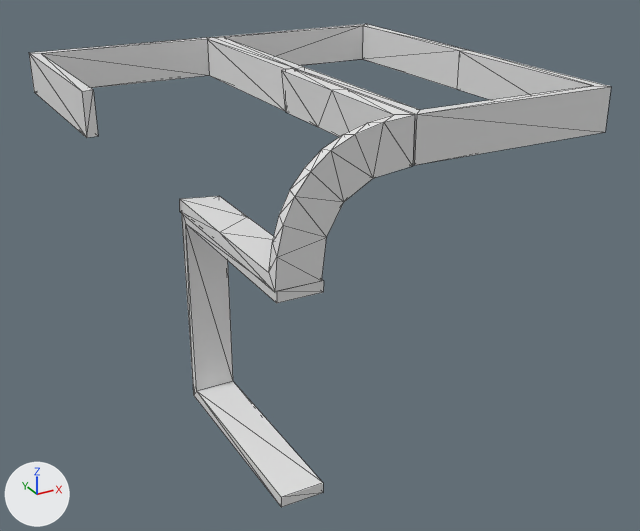
Renders of the OBJ model data/bmc/SET_4W2C/t_291.obj from each side of a commit.
Both versions are drawn from a 50 mm camera at (-0.953, -1.854, 0.71) aimed at (0.033, -0.061, -0.186). Arrows for +X, +Y and +Z are at lower left; the lights stay in place. Mesh edges are drawn as thin lines. Where no turn or scale is listed for an object, it has been applied to the vertices.

Objects in the first picture: 't_291'.
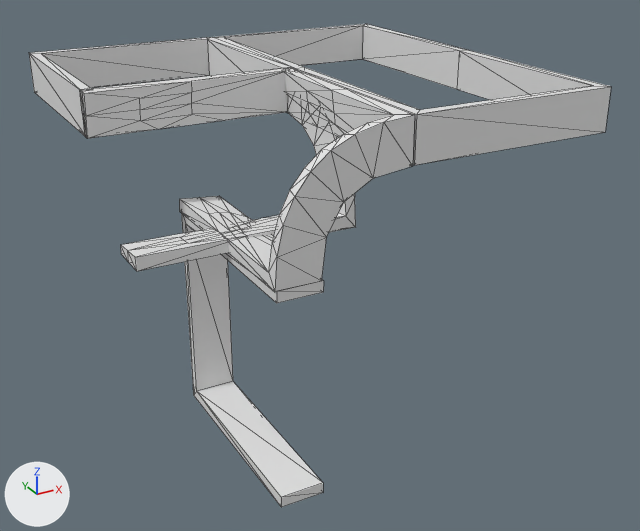
What changed in the scene script:
```text
Change me_t_291:
    used by ob_t_291; location = (0.0, 0.0, 0.0)
    remove me_t_291.from_pydata(...)  # 96 vertices, 190 faces; spans x -0.5..0.5, y -0.5..0.5, z -0.5..0.3
    add me_t_291.from_pydata(...)  # 196 vertices, 386 faces; spans x -0.5..0.5, y -0.5..0.5, z -0.5..0.3
    me_t_291 part 1: a new loose piece of 72 vertices spanning x -0.5..0.0, y -0.286..0.014, z 0.0..0.3
    me_t_291 part 2
    20 faces are deleted
    16 vertices are added at x -0.279..-0.004, y -0.25..0.0, z -0.001..0.274
    6 new vertices lie (0.0, 0.125, 0.0) away from vertices in x -0.279..-0.004, y -0.25, z -0.001..0.274
    6 new vertices lie (0.0, 0.118, 0.0) away from vertices in x -0.278..-0.027, y -0.237, z 0.022..0.273
    76 new faces join them
```

Pixel boxes [x1, y1, x2, y2] of what changed, in the pictures (640 x 531 px):
part 1 of me_t_291, added
    after: [80, 68, 356, 271]
part 2 of me_t_291, built on
    before: [180, 71, 394, 272]
    after: [180, 72, 394, 272]
